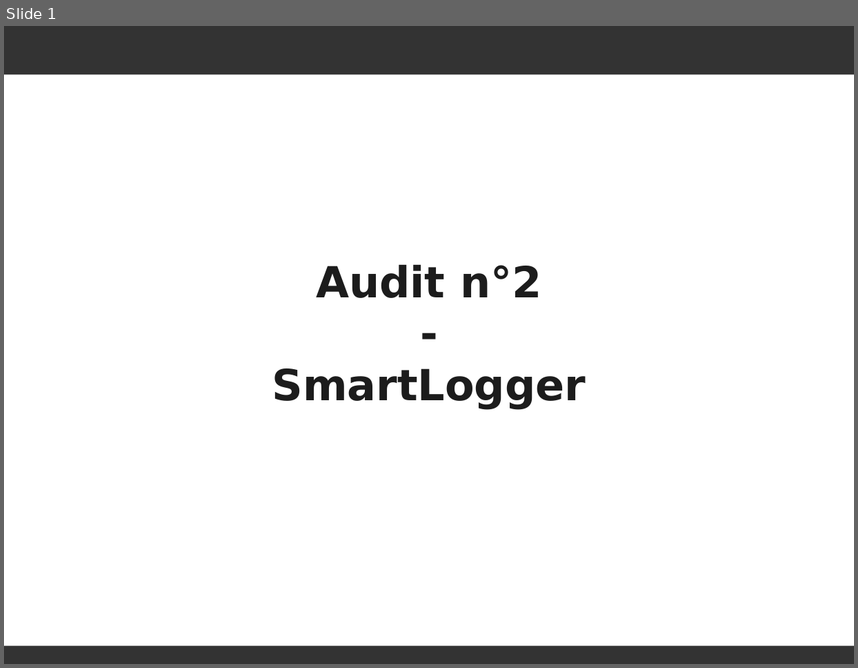
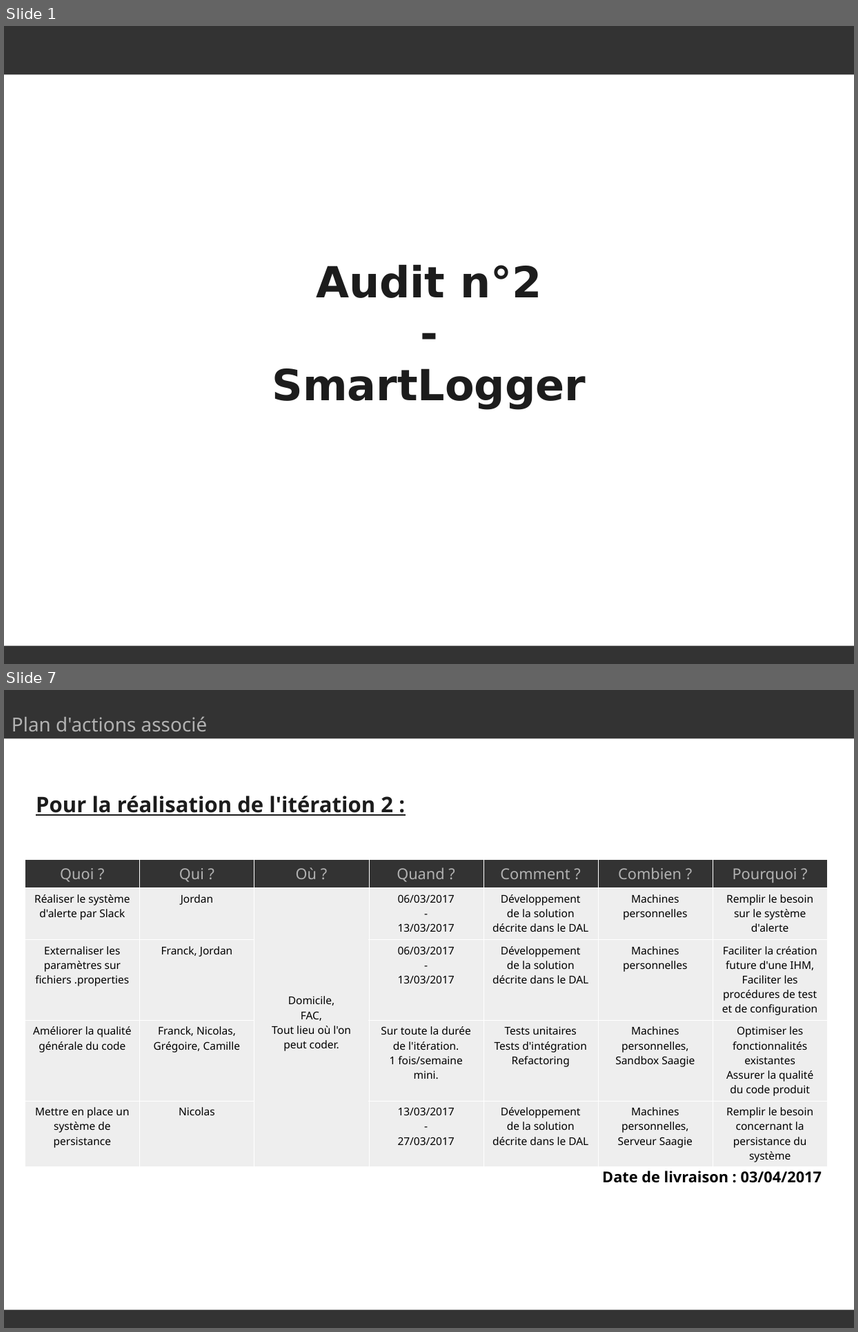
Before and after one commit to SmartLoggerManagement/SmartLogger, a slide deck: Soutenances/audit.odp. Shown one above the other, each under a label of ours: slide 1 before the commit, slides 1 and 7 after it; the slides between them are not shown. The pictures are 858x668 and 858x1332 pixels, drawn with LibreOffice and Linux fonts; fonts in the diff are those of the drawing. Boxes give left, top, right and bottom in pixels: in the first picture for what was removed or moved away, otherwise in the second. Text is boxed around its words. In the diff, an @@ line names an element or a change of style, - is before the commit and + after.

```diff
--- a/Soutenances/audit.odp
+++ b/Soutenances/audit.odp
@@ slide 7 added at (4,690,854,1328), background #FFFFFF @@
@@ rectangle added at (4,690,854,738), fill #333333 @@
@@ text added at (12,716,208,731), 18 pt, text #B2B2B2 @@
+Plan d'actions associé
@@ text added at (36,796,393,816), 20 pt, text #1C1C1C, bold, underline @@
+Pour la réalisation de l'itération 2 :
@@ table added at (25,859,829,1165), 5 rows, 7 columns @@
+Quoi ? | Qui ? | Où ? | Quand ? | Comment ? | Combien ? | Pourquoi ?
+Réaliser le système d'alerte par Slack | Jordan | Domicile, / FAC, / Tout lieu où l'on peut coder. | 06/03/2017 / - / 13/03/2017 | Développement / de la solution décrite dans le DAL | Machines personnelles | Remplir le besoin sur le système d'alerte
+Externaliser les paramètres sur fichiers .properties | Franck, Jordan |  | 06/03/2017 / - / 13/03/2017 | Développement / de la solution décrite dans le DAL | Machines personnelles | Faciliter la création future d'une IHM, / Faciliter les procédures de test et de configuration
+Améliorer la qualité générale du code | Franck, Nicolas, Grégoire, Camille |  | Sur toute la durée de l'itération. / 1 fois/semaine mini. | Tests unitaires / Tests d'intégration / Refactoring | Machines personnelles, / Sandbox Saagie | Optimiser les fonctionnalités existantes / Assurer la qualité du code produit
+Mettre en place un système de persistance | Nicolas |  | 13/03/2017 / - / 27/03/2017 | Développement / de la solution décrite dans le DAL | Machines personnelles, / Serveur Saagie | Remplir le besoin concernant la persistance du système
@@ text added at (602,1170,822,1183), 14 pt, text #000000, bold @@
+Date de livraison : 03/04/2017
@@ rectangle added at (4,1310,854,1328), fill #333333 @@
```
Also in this commit, not shown: 1 slide changed, 4 other slides added, 2 slides removed, 13 other files.
